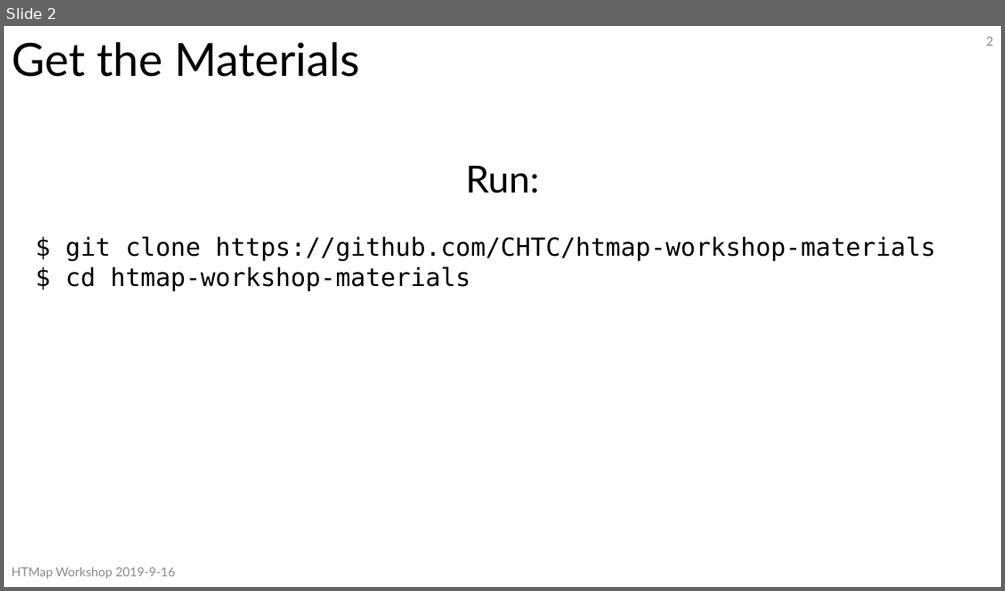
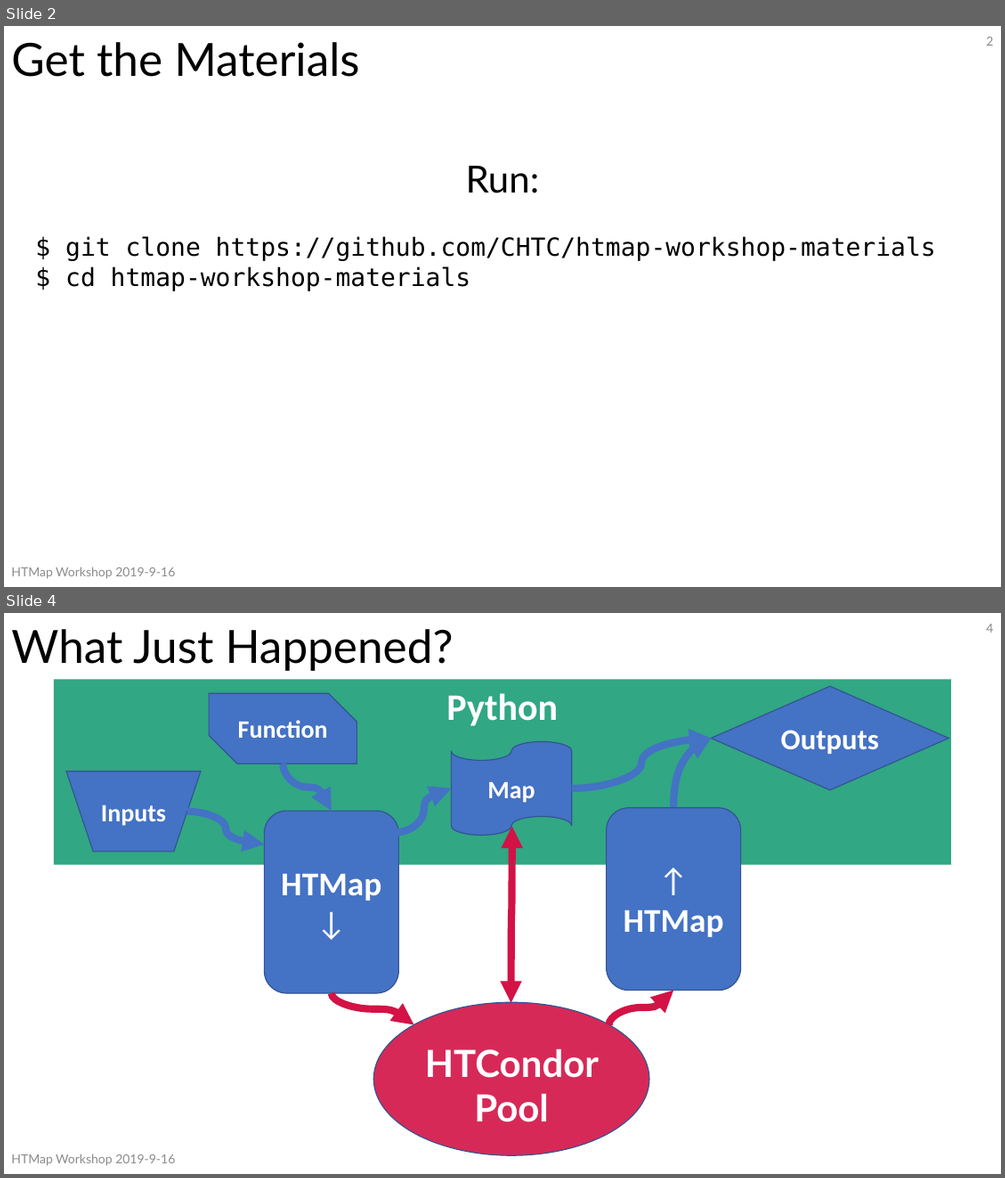
Before and after one commit to CHTC/htmap-workshop-materials, a slide deck: slides/HTMapWorkshop.pptx. Shown one above the other, each under a label of ours: slide 2 before the commit, slides 2 and 4 after it; the slides between them are not shown. The pictures are 1005x591 and 1005x1178 pixels, drawn with LibreOffice and Linux fonts; fonts in the diff are those of the drawing. Boxes give left, top, right and bottom in pixels: in the first picture for what was removed or moved away, otherwise in the second. Text is boxed around its words. In the diff, an @@ line names an element or a change of style, - is before the commit and + after.

Commit message:
add how-it-works diagrams and why-use slides

```diff
--- a/slides/HTMapWorkshop.pptx
+++ b/slides/HTMapWorkshop.pptx
@@ slide 4 added at [4, 613, 1001, 1174], background #FFFFFF @@
@@ title added at [11, 629, 453, 671], 44 pt, text #000000 @@
+What Just Happened?
@@ page number added at [986, 624, 993, 633], 12 pt, text #8C8C8C @@
+4
@@ rectangle added at [54, 680, 952, 865], fill #1B9E77 at 90% opacity, 36 pt, text #FFFFFF, bold @@
+Python
@@ diamond added at [712, 686, 949, 790], fill #4472C4, outline #325491 1 pt, 28 pt, text #FFFFFF, bold @@
+Outputs
@@ snip diag rect added at [209, 694, 357, 764], fill #4472C4, outline #325491 1 pt, 24 pt, text #FFFFFF, bold @@
+Function
@@ flow chart punched tape added at [451, 742, 572, 835], fill #4472C4, outline #325491 1 pt, 24 pt, text #FFFFFF, bold @@
+Map
@@ curved arrow added from (572, 788) to (712, 738), #4472C4 7 pt @@
@@ curved arrow added from (673, 807) to (712, 738), #4472C4 7 pt @@
@@ flow chart manual operation added at [66, 771, 201, 852], fill #4472C4, outline #325491 1 pt, 24 pt, text #FFFFFF, bold @@
+Inputs
@@ curved arrow added from (283, 764) to (332, 811), #4472C4 7 pt @@
@@ curved arrow added from (396, 832) to (451, 788), #4472C4 7 pt @@
@@ curved arrow added from (187, 811) to (264, 844), #4472C4 7 pt @@
@@ rounded rectangle added at [264, 811, 399, 993], fill #4472C4, outline #325491 1 pt, 32 pt, text #FFFFFF, bold @@
+HTMap
+↓
@@ curved double arrow added from (511, 1003) to (512, 826), #D31245 7 pt @@
@@ rounded rectangle added at [607, 807, 741, 989], fill #4472C4, outline #325491 1 pt, 32 pt, text #FFFFFF, bold @@
+↑
+HTMap
@@ curved arrow added from (332, 993) to (413, 1024), #D31245 7 pt @@
@@ ellipse added at [373, 1003, 649, 1156], fill #D31245 at 90% opacity, outline #325491 1 pt, 36 pt, text #FFFFFF, bold @@
+HTCondor Pool
@@ curved arrow added from (609, 1024) to (673, 989), #D31245 7 pt @@
@@ text added at [11, 1154, 175, 1166], 12 pt, text #8C8C8C @@
+HTMap Workshop 2019-9-16
```
Also in this commit, not shown: 1 slide changed, 3 other slides added.
